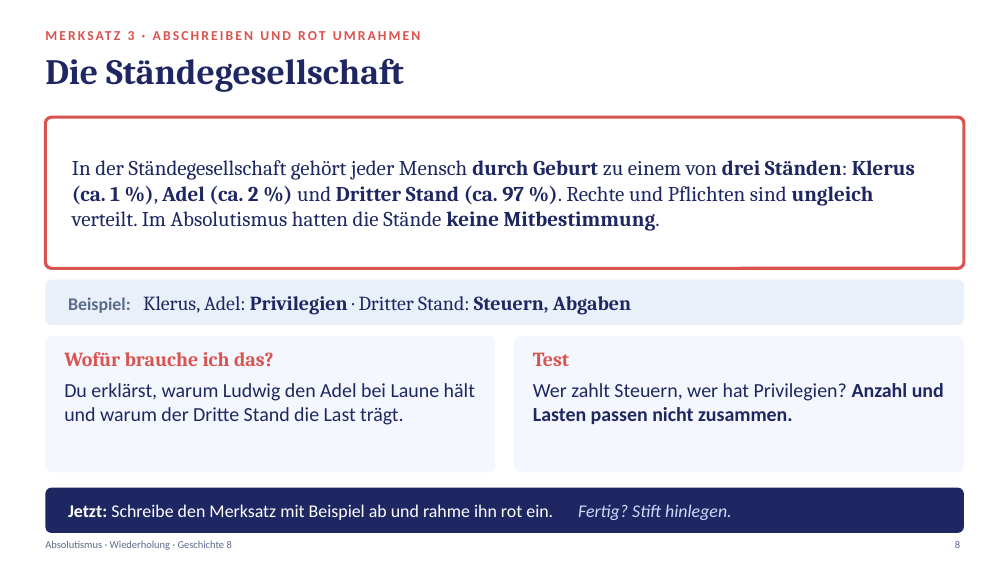
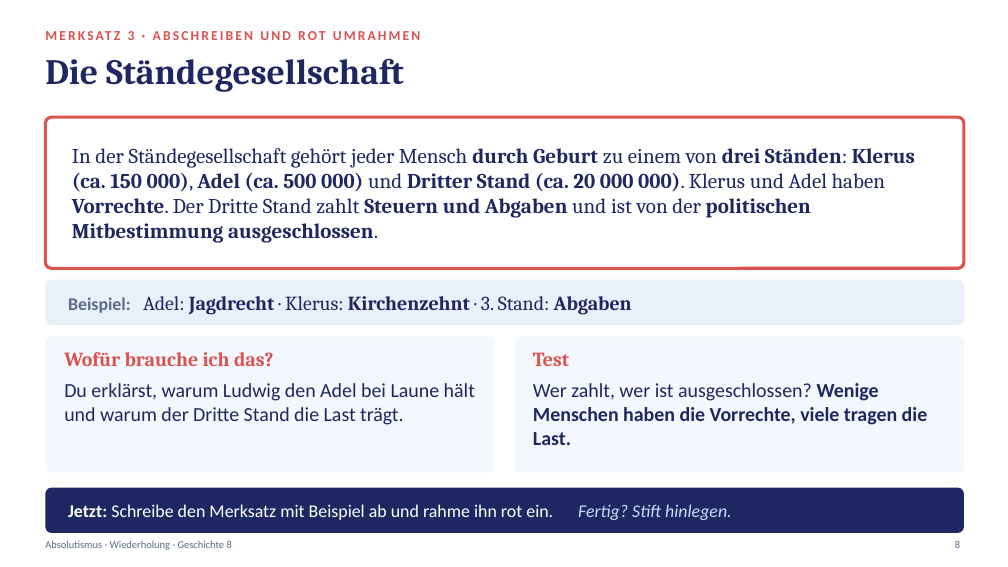
Before and after one commit to golzkonstantin-gif/Schule, a slide deck: slide 8 of Geschichte_8/Absolutismus_Wiederholung/Praesentation_Absolutismus_Wiederholung.pptx. Drawn at 1008x567 pixels with LibreOffice and Linux fonts; fonts in the diff are those of the drawing. Boxes give left, top, right and bottom in pixels: in the first picture for what was removed or moved away, otherwise in the second. Text is boxed around its words. In the diff, an @@ line names an element or a change of style, - is before the commit and + after.

```diff
--- a/Geschichte_8/Absolutismus_Wiederholung/Praesentation_Absolutismus_Wiederholung.pptx
+++ b/Geschichte_8/Absolutismus_Wiederholung/Praesentation_Absolutismus_Wiederholung.pptx
@@ text at (x1=72, y1=148, x2=915, y2=243): text changed; bold on @@
-In der Ständegesellschaft gehört jeder Mensch durch Geburt zu einem von drei Ständen: Klerus (ca. 1 %), Adel (ca. 2 %) und Dritter Stand (ca. 97 %). Rechte und Pflichten sind ungleich verteilt. Im Absolutismus hatten die Stände keine Mitbestimmung.
+In der Ständegesellschaft gehört jeder Mensch durch Geburt zu einem von drei Ständen: Klerus (ca. 150 000), Adel (ca. 500 000) und Dritter Stand (ca. 20 000 000). Klerus und Adel haben Vorrechte. Der Dritte Stand zahlt Steuern und Abgaben und ist von der politischen Mitbestimmung ausgeschlossen.
@@ text at (x1=68, y1=296, x2=632, y2=315): text changed @@
-Beispiel: Klerus, Adel: Privilegien · Dritter Stand: Steuern, Abgaben
+Beispiel: Adel: Jagdrecht · Klerus: Kirchenzehnt · 3. Stand: Abgaben
@@ text at (x1=533, y1=383, x2=928, y2=445): text changed @@
-Wer zahlt Steuern, wer hat Privilegien? Anzahl und Lasten passen nicht zusammen.
+Wer zahlt, wer ist ausgeschlossen? Wenige Menschen haben die Vorrechte, viele tragen die Last.
```
Also in this commit, not shown: 2 other slides changed, 11 other files.
